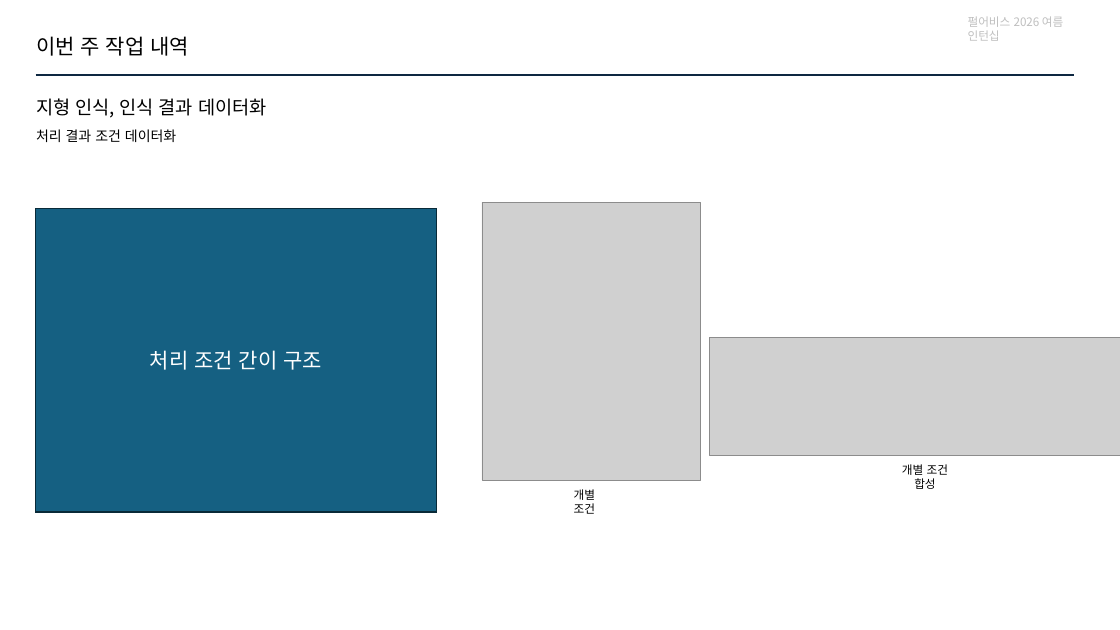
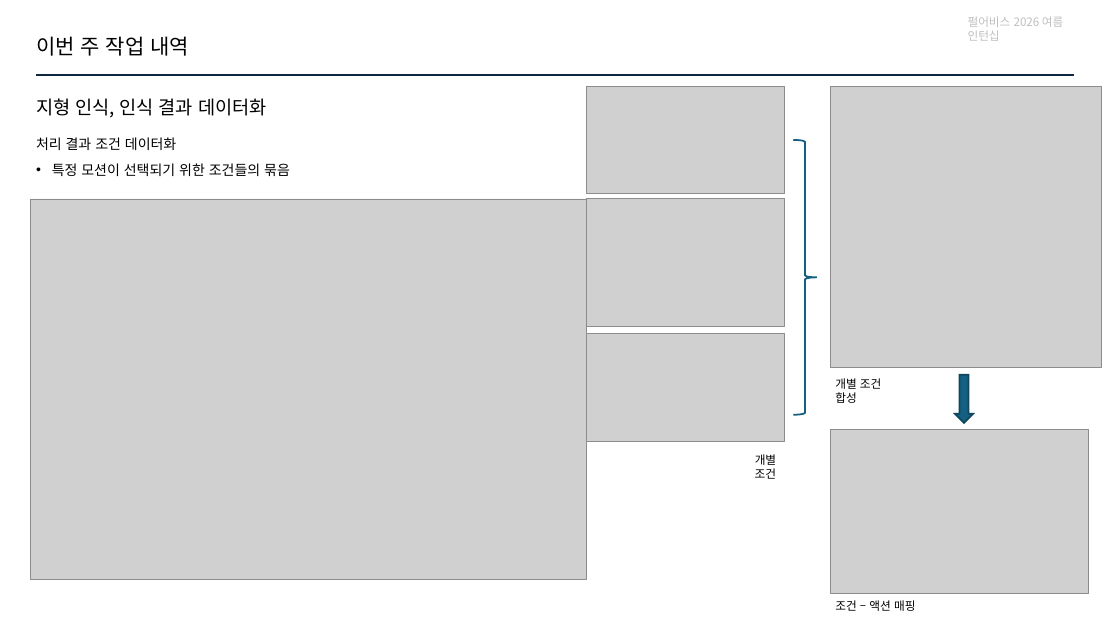
Before and after one commit to jhk0701/PA26-Character-Animation-Parkour, a slide deck: slide 6 of PPT/week6.pptx (slide 5 before the commit). Drawn at 1120x630 pixels with LibreOffice and Linux fonts; fonts in the diff are those of the drawing; grey boxes stand for pictures; background and template pictures are left out. Boxes give left, top, right and bottom in pixels: in the first picture for what was removed or moved away, otherwise in the second. Text is boxed around its words. In the diff, an @@ line names an element or a change of style, - is before the commit and + after.

Commit message:
Docs: ppt 업데이트

```diff
--- a/PPT/week6.pptx
+++ b/PPT/week6.pptx
@@ picture: place and size @@
-picture at bbox=[482, 202, 702, 481]
+picture at bbox=[586, 87, 785, 194]
@@ picture added at bbox=[831, 87, 1102, 368] @@
@@ text at bbox=[36, 137, 176, 150]: line spacing 1 to 1.5 @@
@@ right brace added at bbox=[793, 140, 817, 415], outline #156082 1.5 pt @@
@@ text at bbox=[52, 163, 290, 176]: paragraph added @@
+• 특정 모션이 선택되기 위한 조건들의 묶음
@@ picture added at bbox=[31, 199, 586, 580] @@
@@ rounded rectangle removed at bbox=[35, 208, 436, 513] @@
-처리 조건 간이 구조
@@ picture added at bbox=[586, 199, 785, 326] @@
@@ picture added at bbox=[586, 334, 785, 442] @@
@@ picture removed at bbox=[709, 337, 1120, 455] @@
@@ text "개별 조건 합성": place and size @@
-text "개별 조건 합성" at bbox=[902, 464, 948, 489]
+text "개별 조건 합성" at bbox=[835, 378, 881, 403]
@@ text "개별 조건 합성" at bbox=[835, 378, 881, 403]: alignment centre to left @@
@@ down arrow added at bbox=[955, 375, 973, 423], fill #156082, outline #104760 1.5 pt @@
@@ picture added at bbox=[830, 430, 1089, 594] @@
@@ text "개별 조건": place and size @@
-text "개별 조건" at bbox=[574, 489, 595, 514]
+text "개별 조건" at bbox=[755, 454, 776, 479]
@@ text "개별 조건" at bbox=[755, 454, 776, 479]: alignment centre to right @@
@@ text added at bbox=[835, 600, 915, 611], 10 pt, text #000000 @@
+조건 – 액션 매핑
```
Also in this commit, not shown: 5 other slides changed, 2 other files.
